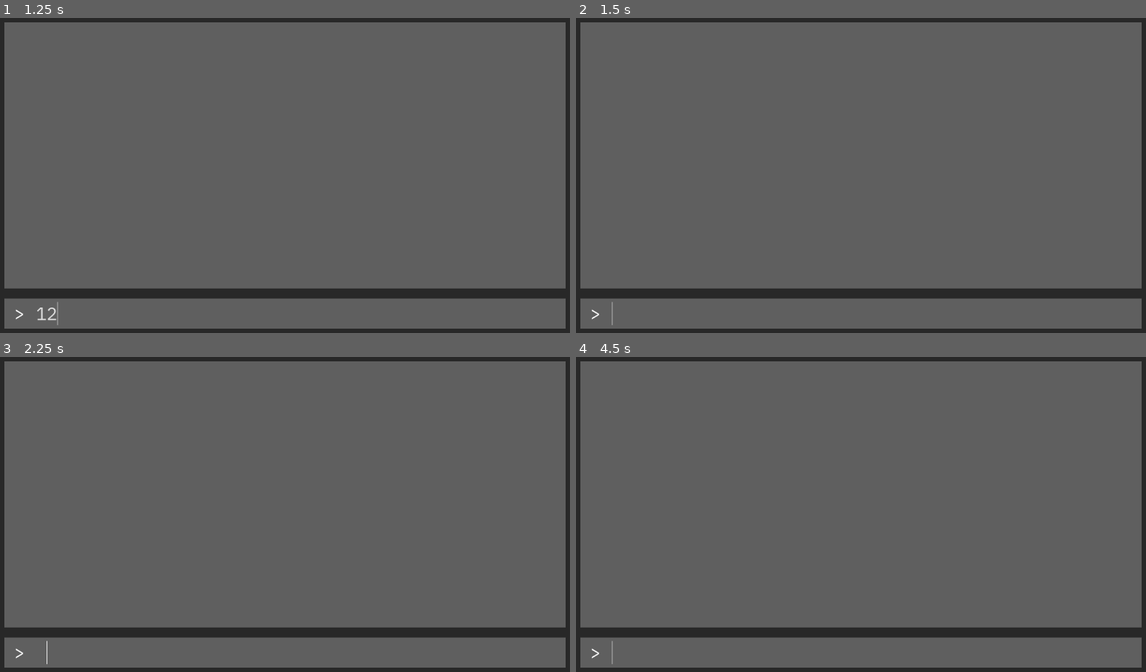
Above: before the commit, frames 1-4 (two rows, left to right).
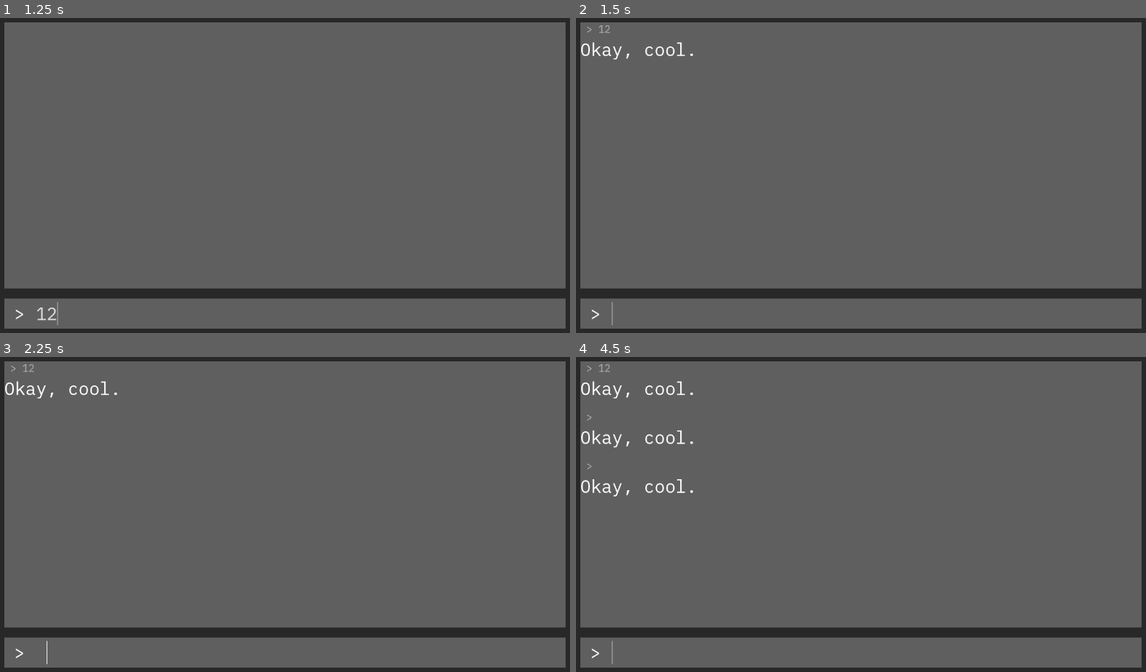
Above: after the commit, the same moments.

Repository: alephmembeth/textadventure-from-scratch
Game: Godot game, scene res://game.tscn
Same seed, same stepped clock (60 frames per second), same inputs: the game is played once before the commit and once after it.
Inputs (mouse positions are in pixels of both pictures, inside the frame that each line leads up to):
- Up to frame 1 (1.25 s): click (302, 314) at 0.52 s; type "12" at 0.6 s
- Up to frame 2 (1.5 s): tap Enter at 1.25 s
- Up to frame 3 (2.25 s): tap Space at 2 s
- Up to frame 4 (4.5 s): tap Enter at 2.75, 4.25 s; tap Space at 3.5 s

Frame 1 is identical in both runs. In frame 2, 0.3% of the frame differs, in the area x 0-21%, y 2-14%; in frame 3, 0.3%; in frame 4, 0.7%, in the area x 0-21%, y 2-45%.
Error before the commit: Attempt to call function 'add_child' in base 'null instance' on a null instance. (res://game.gd:11)

Commit message:
Update output window

Diff:
--- a/game.gd
+++ b/game.gd
@@ -3,9 +3,27 @@
 
 const InputResponse = preload("res://input_response.tscn")
 
-@onready var history = $background/margins/rows/info_panel/history
+
+var max_scroll_length := 0
+
+
+@onready var history = $background/margins/rows/info_panel/scroll/history
+@onready var scroll = $background/margins/rows/info_panel/scroll
+@onready var scrollbar = scroll.get_v_scroll_bar()
+
+
+func _ready() -> void:
+	scrollbar.changed.connect(handle_scrollbar_changed)
+	max_scroll_length = scrollbar.max_value
+
+
+func handle_scrollbar_changed():
+	if max_scroll_length != scrollbar.max_value:
+		max_scroll_length = scrollbar.max_value
+		scroll.scroll_vertical = max_scroll_length
 
 
 func _on_input_line_text_submitted(new_text: String) -> void:
 	var input_response = InputResponse.instantiate()
+	input_response.set_text(new_text, "Okay, cool.")
 	history.add_child(input_response)
--- a/game.tscn
+++ b/game.tscn
@@ -57,6 +57,7 @@
 
 [node name="history" type="VBoxContainer" parent="background/margins/rows/info_panel/scroll"]
 layout_mode = 2
+theme_override_constants/separation = 20
 
 [node name="input_panel" type="PanelContainer" parent="background/margins/rows"]
 custom_minimum_size = Vector2(2.08165e-12, 60)
--- /dev/null
+++ b/input_response.gd
@@ -0,0 +1,6 @@
+extends VBoxContainer
+
+
+func set_text(input: String, response: String):
+	$input_history.text = " > " + input
+	$response.text = response
--- a/input_response.tscn
+++ b/input_response.tscn
@@ -1,8 +1,10 @@
-[gd_scene load_steps=2 format=3 uid="uid://d2t07w1xpb3as"]
+[gd_scene load_steps=3 format=3 uid="uid://d2t07w1xpb3as"]
 
+[ext_resource type="Script" path="res://input_response.gd" id="1_pod1b"]
 [ext_resource type="FontFile" uid="uid://dsiu2symk18fd" path="res://fonts/ibm_plex_mono_regular.ttf" id="1_rgfur"]
 
 [node name="input_response" type="VBoxContainer"]
+script = ExtResource("1_pod1b")
 
 [node name="input_history" type="Label" parent="."]
 layout_mode = 2
@@ -13,3 +15,4 @@
 [node name="response" type="Label" parent="."]
 layout_mode = 2
 theme_override_fonts/font = ExtResource("1_rgfur")
+theme_override_font_sizes/font_size = 35
